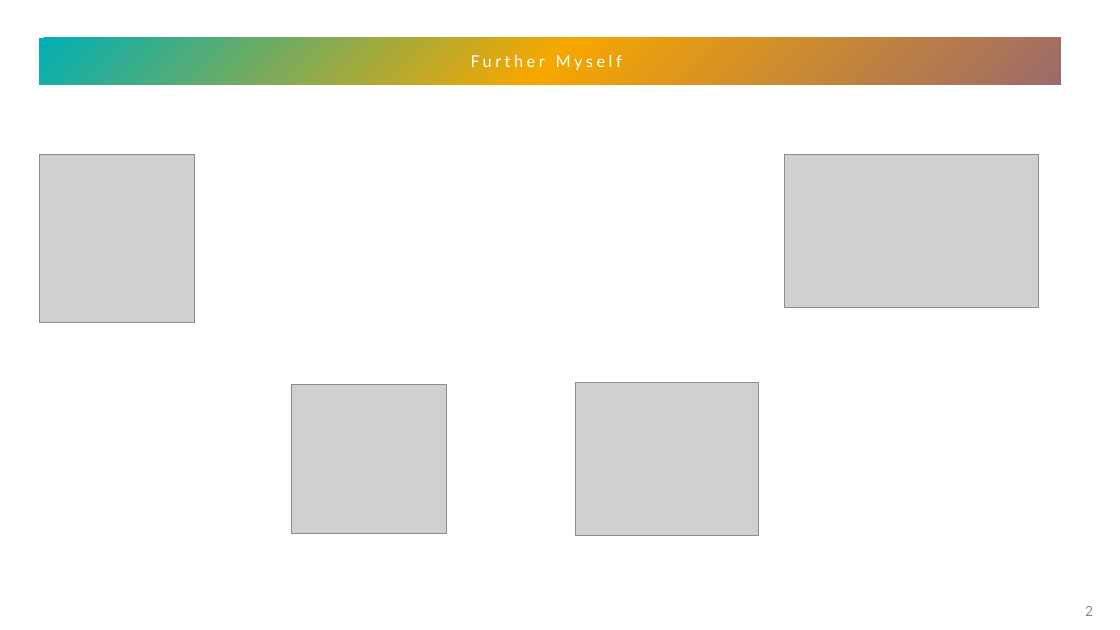
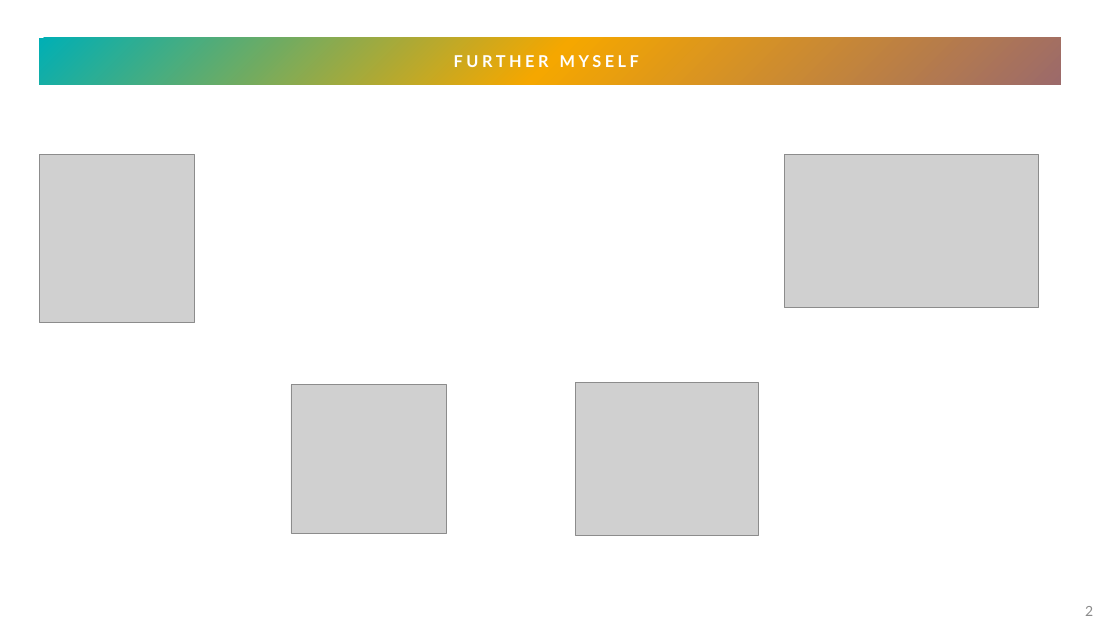
Before and after one commit to scidata-22/case-equity, a slide deck: slide 2 of myWork.pptx. Drawn at 1120x630 pixels with LibreOffice and Linux fonts; fonts in the diff are those of the drawing; grey boxes stand for pictures. Boxes give left, top, right and bottom in pixels: in the first picture for what was removed or moved away, otherwise in the second. Text is boxed around its words. In the diff, an @@ line names an element or a change of style, - is before the commit and + after.

```diff
--- a/myWork.pptx
+++ b/myWork.pptx
@@ text at (x1=454, y1=55, x2=639, y2=67): text changed; bold on @@
-Further Myself
+FURTHER MYSELF
```
Also in this commit, not shown: 11 other slides changed.
